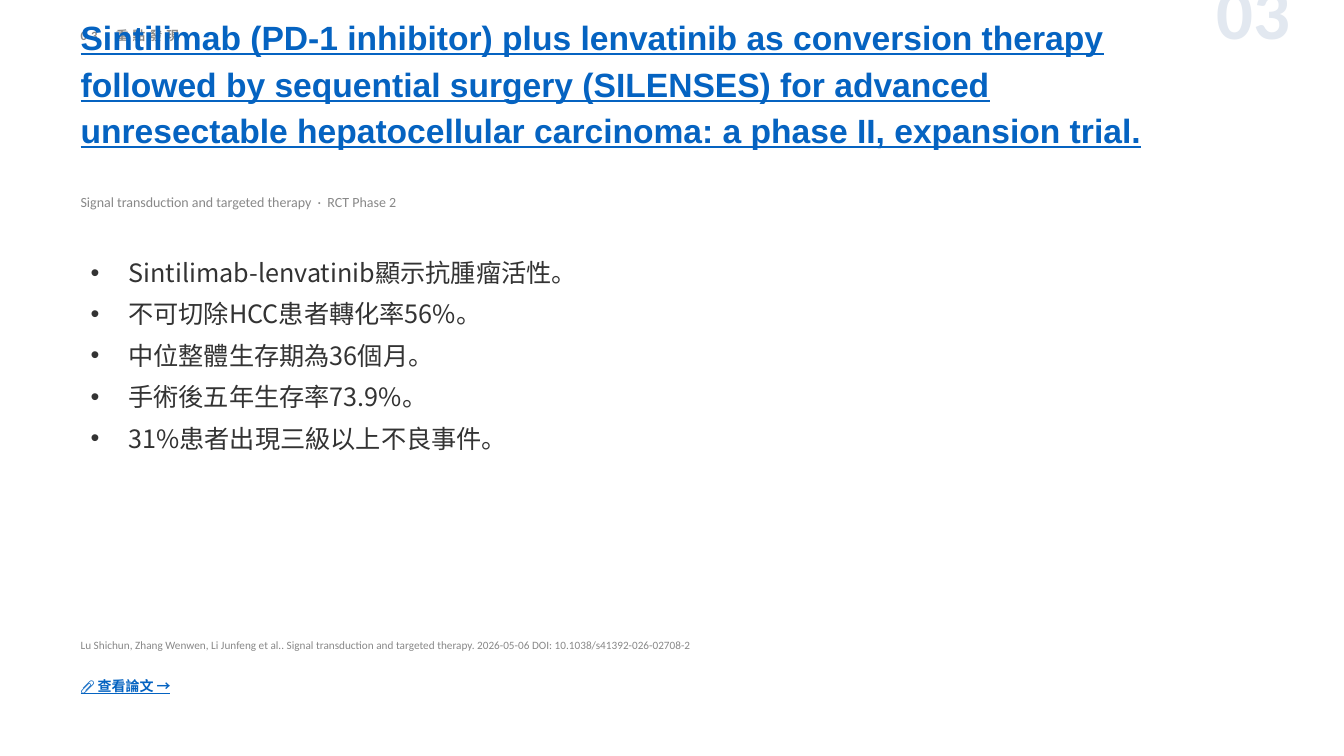
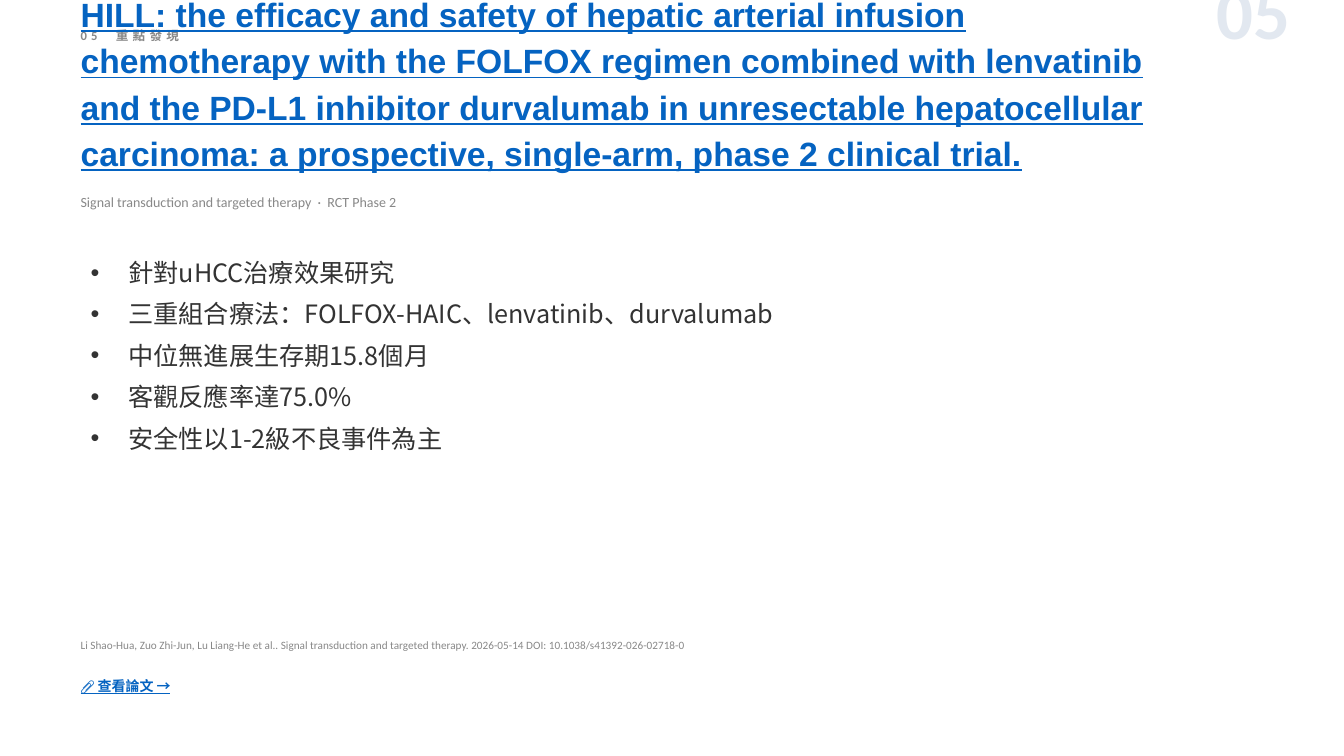
Before and after one commit to jejenhu-maker/hcc-weekly-digest, a slide deck: slide 7 of docs/digest-zh.pptx (slide 5 before the commit). Drawn at 1344x756 pixels with LibreOffice and Linux fonts; fonts in the diff are those of the drawing. Boxes give left, top, right and bottom in pixels: in the first picture for what was removed or moved away, otherwise in the second. Text is boxed around its words. In the diff, an @@ line names an element or a change of style, - is before the commit and + after.

```diff
--- a/docs/digest-zh.pptx
+++ b/docs/digest-zh.pptx
@@ text at bbox=[81, 29, 179, 41]: text changed @@
-03 重點發現
+05 重點發現
@@ text at bbox=[81, 2, 1143, 173]: text changed @@
-Sintilimab (PD-1 inhibitor) plus lenvatinib as conversion therapy followed by sequential surgery (SILENSES) for advanced unresectable hepatocellular carcinoma: a phase II, expansion trial.
+HILL: the efficacy and safety of hepatic arterial infusion chemotherapy with the FOLFOX regimen combined with lenvatinib and the PD-L1 inhibitor durvalumab in unresectable hepatocellular carcinoma: a prospective, single-arm, phase 2 clinical trial.
@@ text at bbox=[1008, 10, 1291, 10]: text changed @@
-03
+05
@@ text at bbox=[128, 261, 773, 450]: text changed @@
-• Sintilimab-lenvatinib顯示抗腫瘤活性。
-• 不可切除HCC患者轉化率56%。
-• 中位整體生存期為36個月。
-• 手術後五年生存率73.9%。
-• 31%患者出現三級以上不良事件。
+• 針對uHCC治療效果研究
+• 三重組合療法：FOLFOX-HAIC、lenvatinib、durvalumab
+• 中位無進展生存期15.8個月
+• 客觀反應率達75.0%
+• 安全性以1-2級不良事件為主
@@ text at bbox=[81, 641, 684, 651]: text changed @@
-Lu Shichun, Zhang Wenwen, Li Junfeng et al.. Signal transduction and targeted therapy. 2026-05-06 DOI: 10.1038/s41392-026-02708-2
+Li Shao-Hua, Zuo Zhi-Jun, Lu Liang-He et al.. Signal transduction and targeted therapy. 2026-05-14 DOI: 10.1038/s41392-026-02718-0
```
Also in this commit, not shown: 12 other slides changed, 1 slide added, 1 slide removed, 2 other files.
